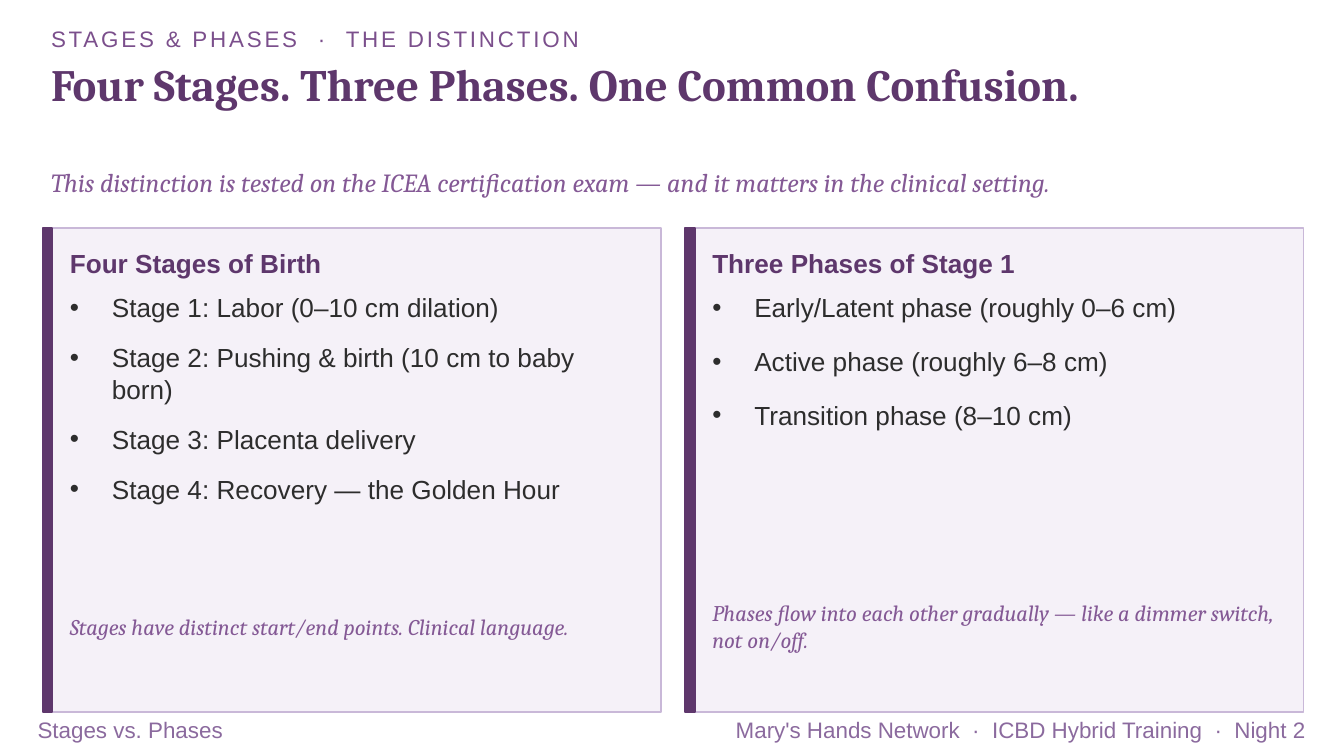
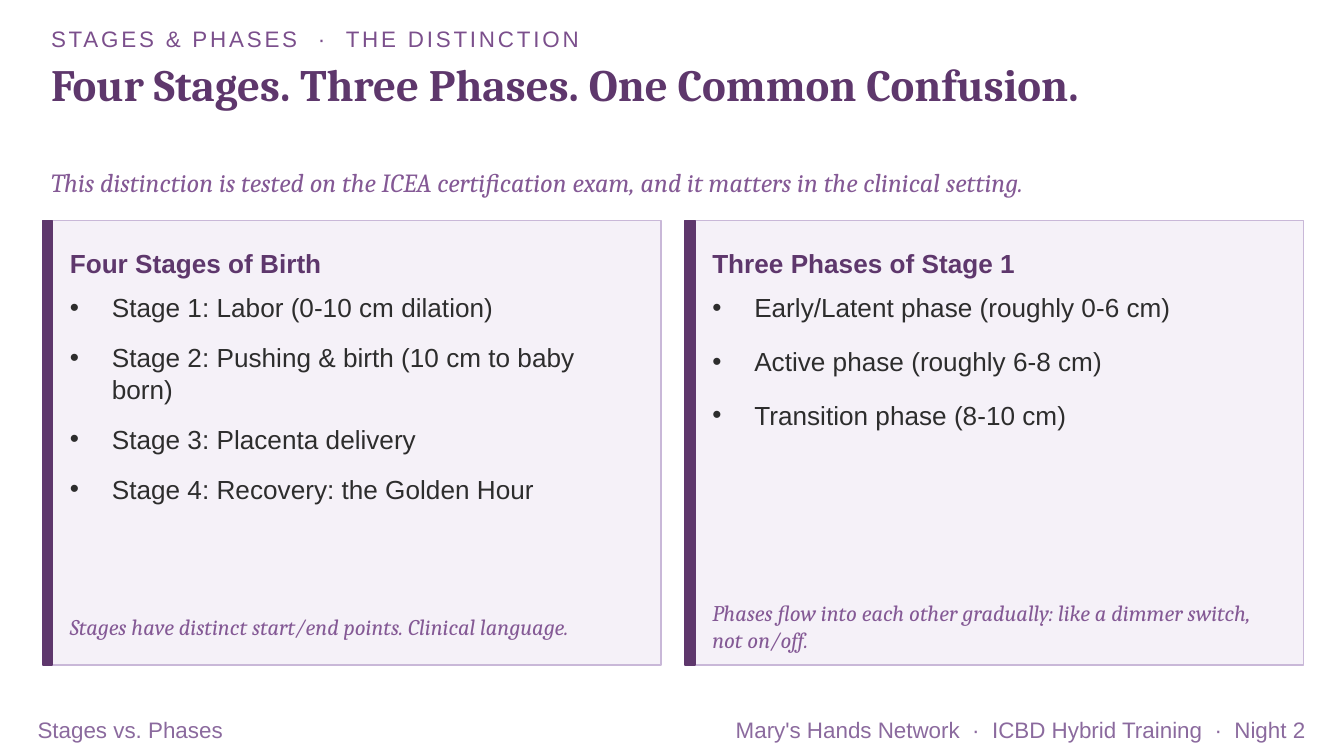
Before and after one commit to maryshandsnetwork-ai/MHNWebsiteTest, a slide deck: slide 4 of assets/training/mhn-icbd-night-2.pptx. Drawn at 1344x756 pixels with LibreOffice and Linux fonts; fonts in the diff are those of the drawing. Boxes give left, top, right and bottom in pixels: in the first picture for what was removed or moved away, otherwise in the second. Text is boxed around its words. In the diff, an @@ line names an element or a change of style, - is before the commit and + after.

```diff
--- a/assets/training/mhn-icbd-night-2.pptx
+++ b/assets/training/mhn-icbd-night-2.pptx
@@ text at (x1=51, y1=174, x2=1023, y2=198): text changed @@
-This distinction is tested on the ICEA certification exam — and it matters in the clinical setting.
+This distinction is tested on the ICEA certification exam, and it matters in the clinical setting.
@@ rectangle resized from (x1=43, y1=228, x2=661, y2=712) to (x1=43, y1=220, x2=661, y2=665) @@
@@ rectangle resized from (x1=43, y1=228, x2=52, y2=712) to (x1=43, y1=220, x2=52, y2=665) @@
@@ rectangle resized from (x1=685, y1=228, x2=1304, y2=712) to (x1=685, y1=220, x2=1304, y2=665) @@
@@ rectangle resized from (x1=685, y1=228, x2=695, y2=712) to (x1=685, y1=220, x2=695, y2=665) @@
@@ text at (x1=112, y1=298, x2=493, y2=323): text changed @@
-• Stage 1: Labor (0–10 cm dilation)
+• Stage 1: Labor (0-10 cm dilation)
@@ text at (x1=754, y1=298, x2=1171, y2=431): text changed @@
-• Early/Latent phase (roughly 0–6 cm)
-• Active phase (roughly 6–8 cm)
-• Transition phase (8–10 cm)
+• Early/Latent phase (roughly 0-6 cm)
+• Active phase (roughly 6-8 cm)
+• Transition phase (8-10 cm)
@@ text at (x1=112, y1=480, x2=534, y2=505): text changed @@
-• Stage 4: Recovery — the Golden Hour
+• Stage 4: Recovery: the Golden Hour
@@ text at (x1=712, y1=605, x2=1251, y2=653): text changed @@
-Phases flow into each other gradually — like a dimmer switch, not on/off.
+Phases flow into each other gradually: like a dimmer switch, not on/off.
```
Also in this commit, not shown: 70 other slides changed, 1 other file.
